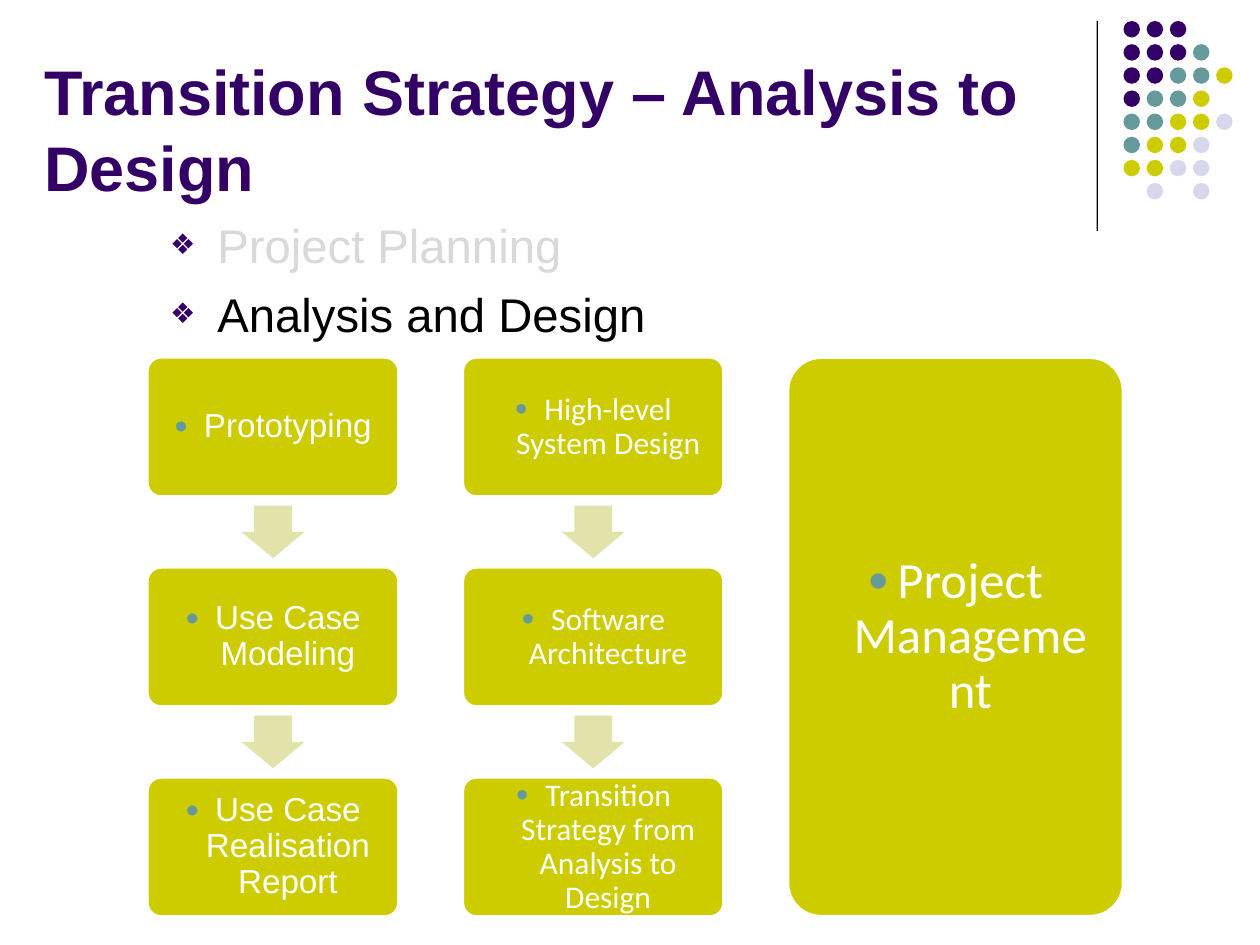
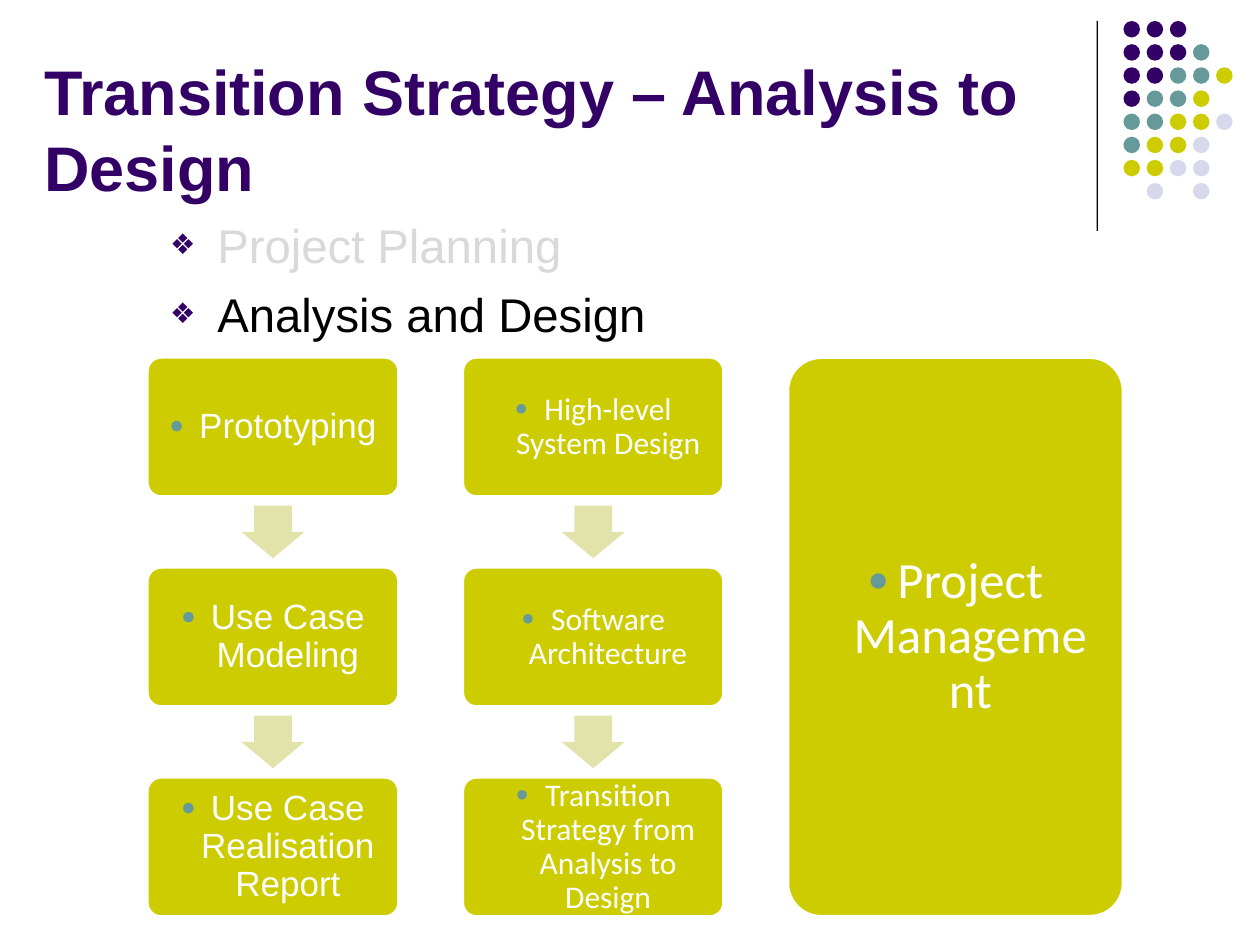
Before and after one commit to imireasa/mtech-se18-t08s, a slide deck: slide 17 of docs/W-9 Working Document/W-9.3 Presentation Slides/Phase 2/vms_presentation_2_v0.1.pptx. Drawn at 1260x945 pixels with LibreOffice and Linux fonts; fonts in the diff are those of the drawing. Boxes give left, top, right and bottom in pixels: in the first picture for what was removed or moved away, otherwise in the second. Text is boxed around its words. In the diff, an @@ line names an element or a change of style, - is before the commit and + after.

```diff
--- a/docs/W-9 Working Document/W-9.3 Presentation Slides/Phase 2/vms_presentation_2_v0.1.pptx
+++ b/docs/W-9 Working Document/W-9.3 Presentation Slides/Phase 2/vms_presentation_2_v0.1.pptx
@@ size 19 to 20 pt in 3 elements at box(199, 412, 376, 445), box(211, 604, 365, 674), box(201, 795, 374, 902) @@
```
Also in this commit, not shown: 7 other slides changed.
